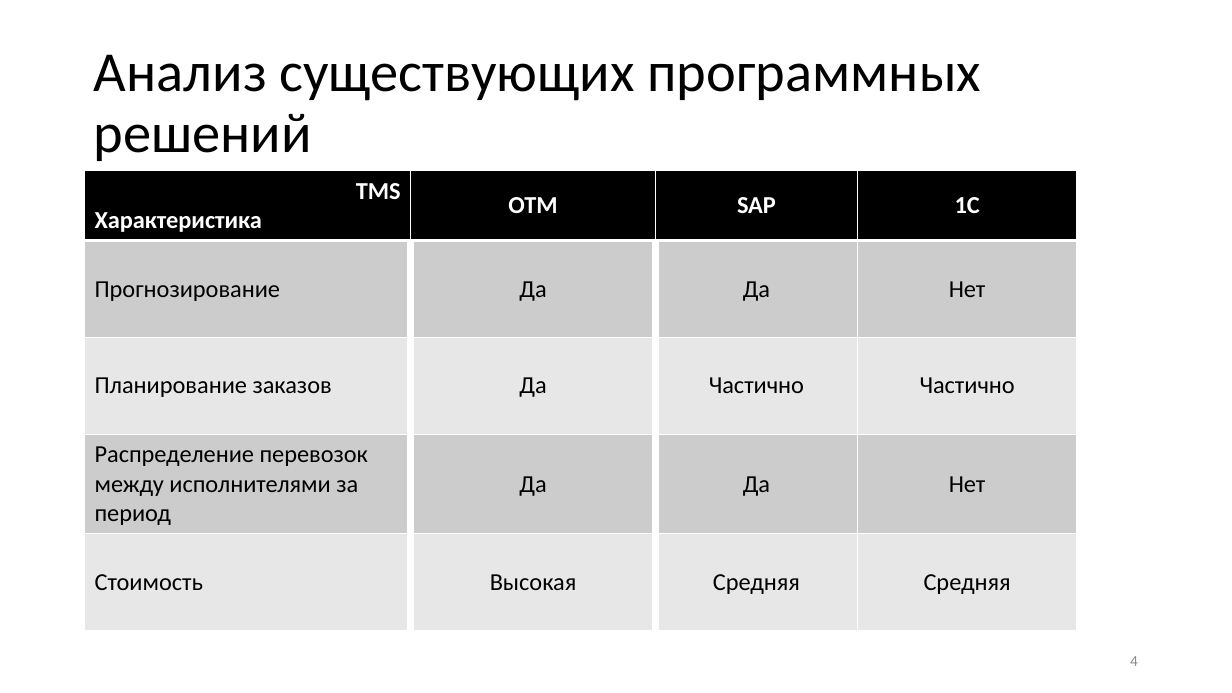
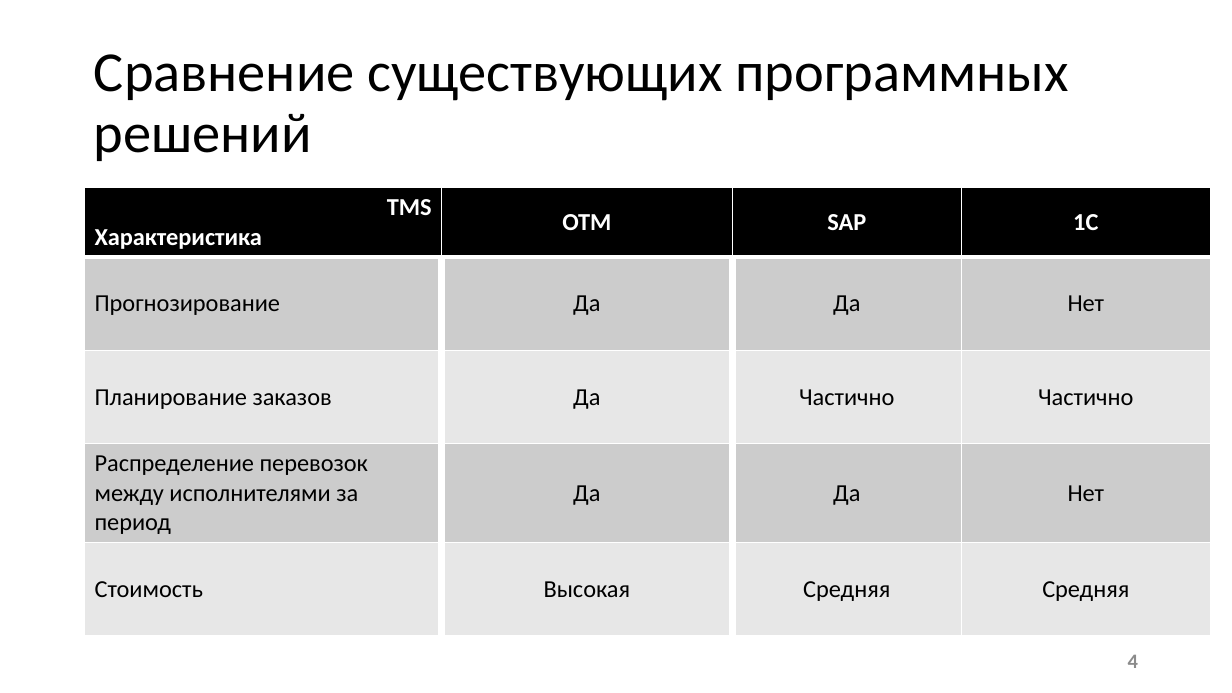
Before and after one commit to fairay/BachelorDiploma, a slide deck: slide 4 of presentation_wb.pptx. Drawn at 1232x693 pixels with LibreOffice and Linux fonts; fonts in the diff are those of the drawing. Boxes give left, top, right and bottom in pixels: in the first picture for what was removed or moved away, otherwise in the second. Text is boxed around its words. In the diff, an @@ line names an element or a change of style, - is before the commit and + after.

```diff
--- a/presentation_wb.pptx
+++ b/presentation_wb.pptx
@@ title at [94,54,1068,161]: text changed @@
-Анализ существующих программных решений
+Сравнение существующих программных решений
@@ table: place and size @@
-table at [85,171,1078,630]
+table at [85,188,1212,634]
@@ page number at [1128,655,1138,668]: size 12 to 16 pt, bold on @@
```
Also in this commit, not shown: 7 other slides changed, 6 slides added, 6 slides removed, 14 other files.
